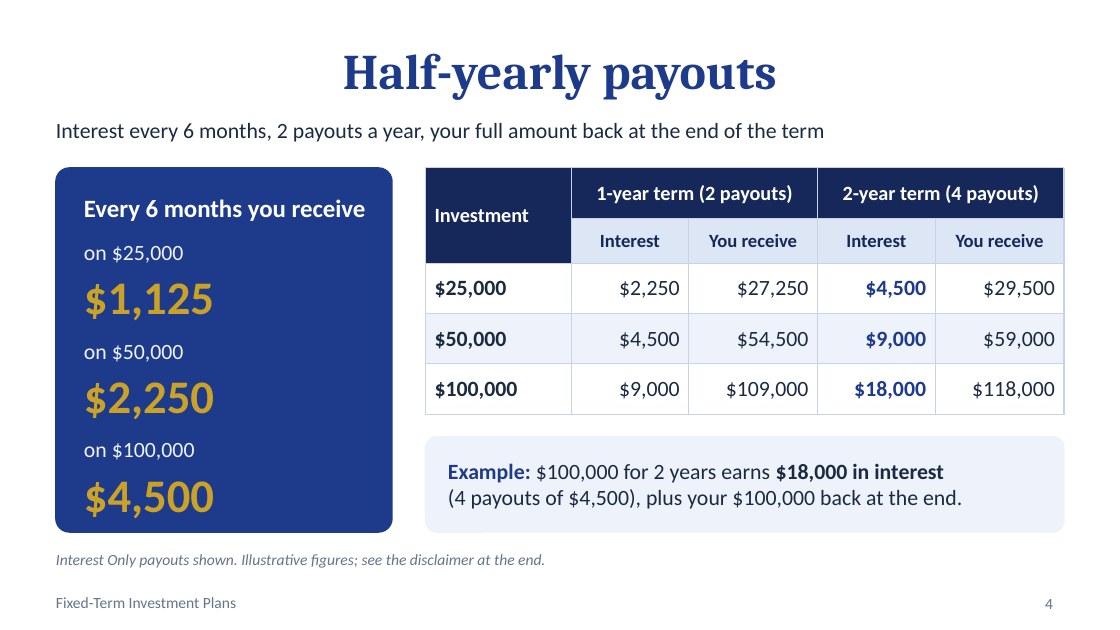
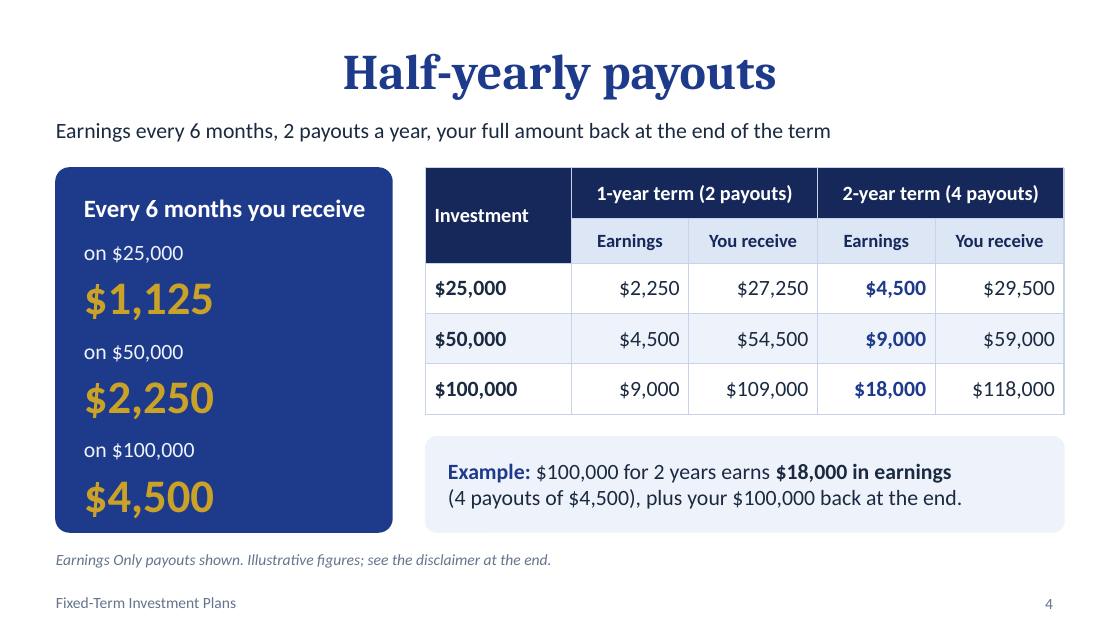
Before and after one commit to sureshsinghbhandari/payout-calculator, a slide deck: slide 4 of docs/Investment-Plans-Seminar.pptx. Drawn at 1120x630 pixels with LibreOffice and Linux fonts; fonts in the diff are those of the drawing. Boxes give left, top, right and bottom in pixels: in the first picture for what was removed or moved away, otherwise in the second. Text is boxed around its words. In the diff, an @@ line names an element or a change of style, - is before the commit and + after.

```diff
--- a/docs/Investment-Plans-Seminar.pptx
+++ b/docs/Investment-Plans-Seminar.pptx
@@ text at [56,123,831,142]: text changed @@
-Interest every 6 months, 2 payouts a year, your full amount back at the end of the term
+Earnings every 6 months, 2 payouts a year, your full amount back at the end of the term
@@ table at [426,168,1064,403] @@
-row 2, column 2: Interest
+row 2, column 2: Earnings
-row 2, column 4: Interest
+row 2, column 4: Earnings
@@ text at [448,463,962,509]: text changed @@
-Example: $100,000 for 2 years earns $18,000 in interest (4 payouts of $4,500), plus your $100,000 back at the end.
+Example: $100,000 for 2 years earns $18,000 in earnings (4 payouts of $4,500), plus your $100,000 back at the end.
@@ text at [56,554,551,568]: text changed @@
-Interest Only payouts shown. Illustrative figures; see the disclaimer at the end.
+Earnings Only payouts shown. Illustrative figures; see the disclaimer at the end.
```
Also in this commit, not shown: 4 other slides changed, 48 other files.
